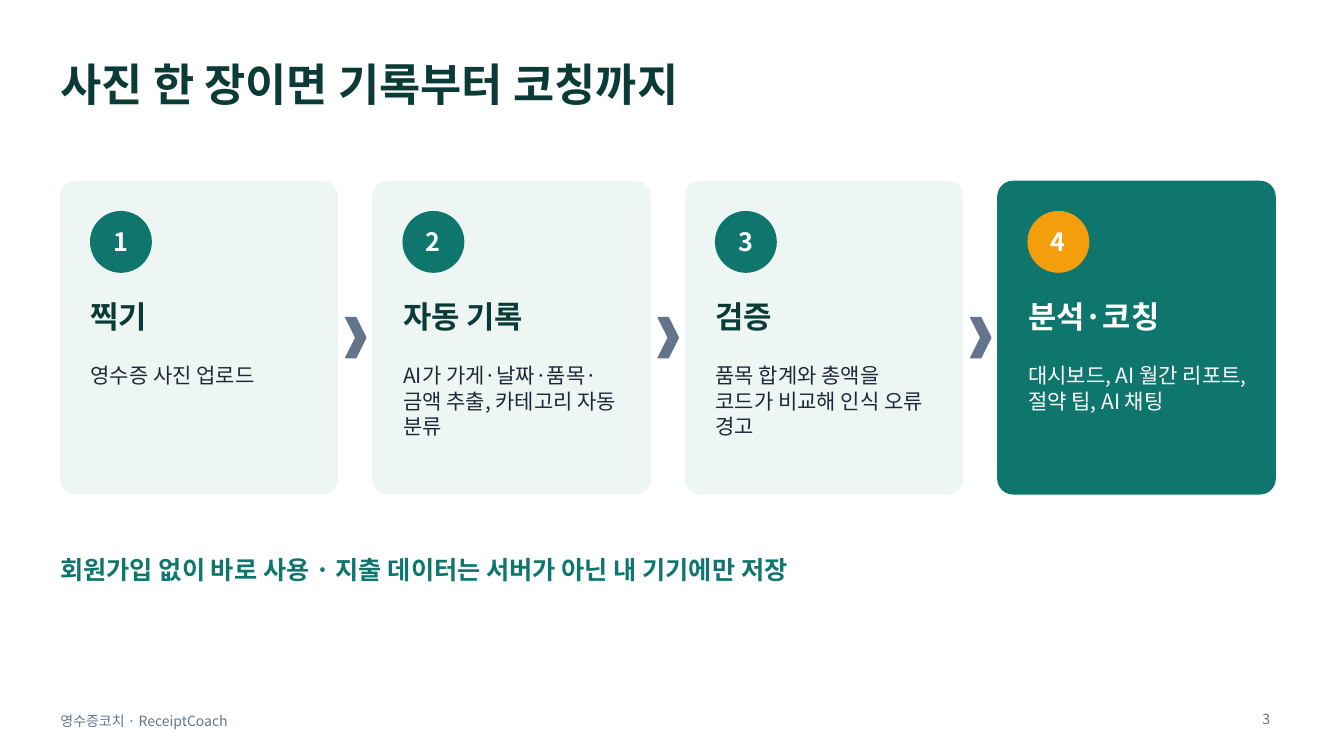
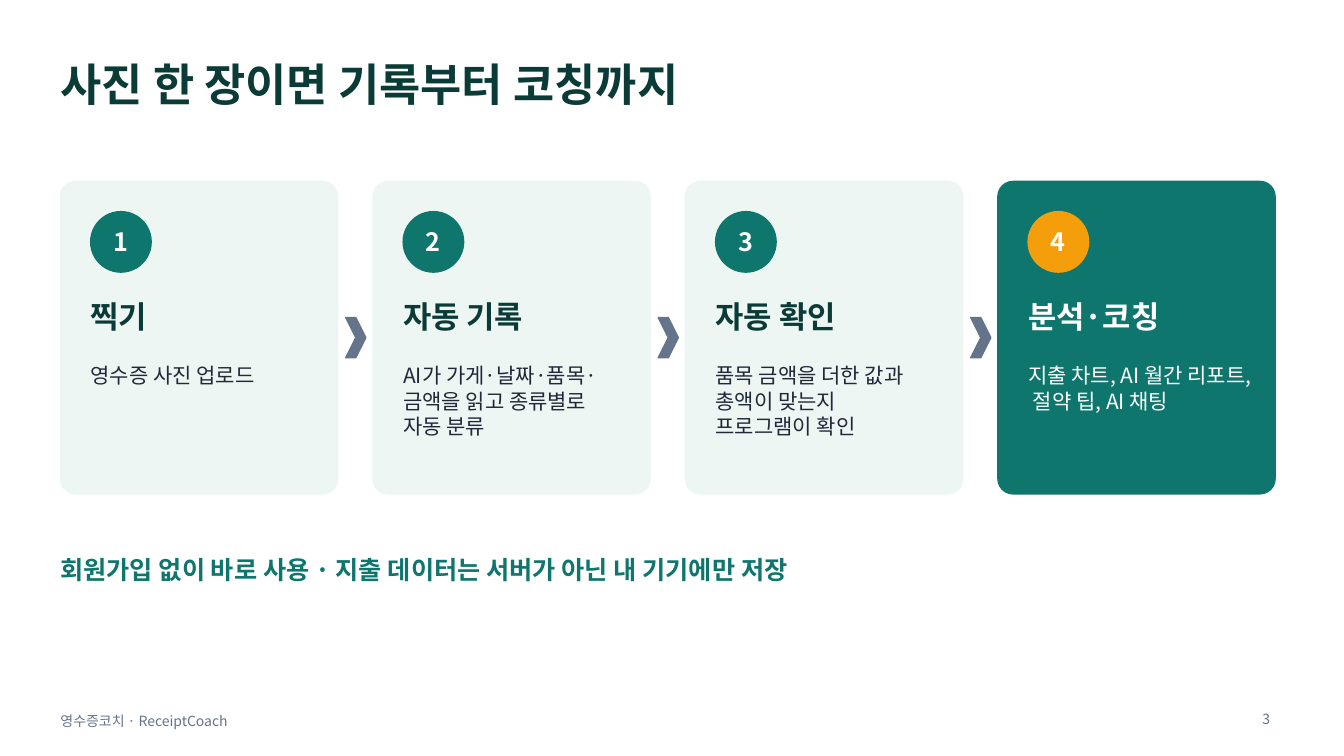
Before and after one commit to obtiel2627/receipt-coach, a slide deck: slide 3 of docs/영수증코치_최종발표.pptx. Drawn at 1344x756 pixels with LibreOffice and Linux fonts; fonts in the diff are those of the drawing. Boxes give left, top, right and bottom in pixels: in the first picture for what was removed or moved away, otherwise in the second. Text is boxed around its words. In the diff, an @@ line names an element or a change of style, - is before the commit and + after.

```diff
--- a/docs/영수증코치_최종발표.pptx
+++ b/docs/영수증코치_최종발표.pptx
@@ text at <box>716,302,836,331</box>: text changed @@
-검증
+자동 확인
@@ text at <box>403,365,597,436</box>: text changed @@
-AI가 가게·날짜·품목·금액 추출, 카테고리 자동 분류
+AI가 가게·날짜·품목·금액을 읽고 종류별로 자동 분류
@@ text at <box>716,365,904,436</box>: text changed @@
-품목 합계와 총액을 코드가 비교해 인식 오류 경고
+품목 금액을 더한 값과 총액이 맞는지 프로그램이 확인
@@ text at <box>1028,365,1252,413</box>: text changed @@
-대시보드, AI 월간 리포트, 절약 팁, AI 채팅
+지출 차트, AI 월간 리포트, 절약 팁, AI 채팅
```
Also in this commit, not shown: 6 other slides changed, 1 slide added, 1 other file.
